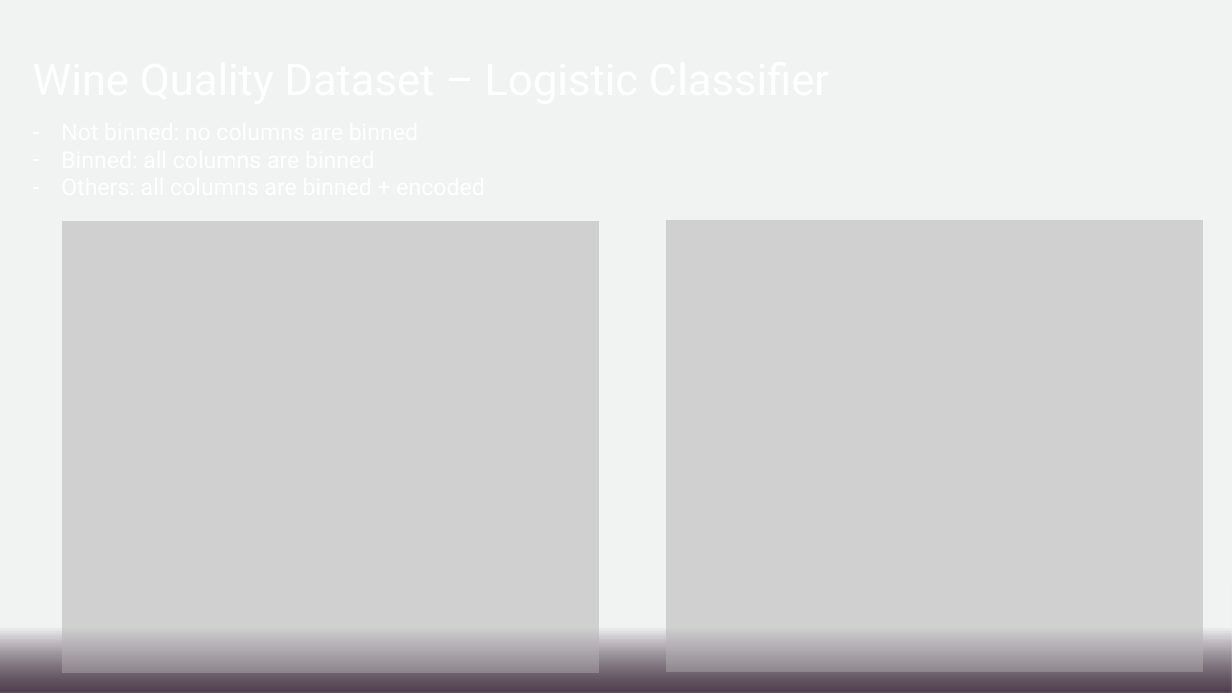
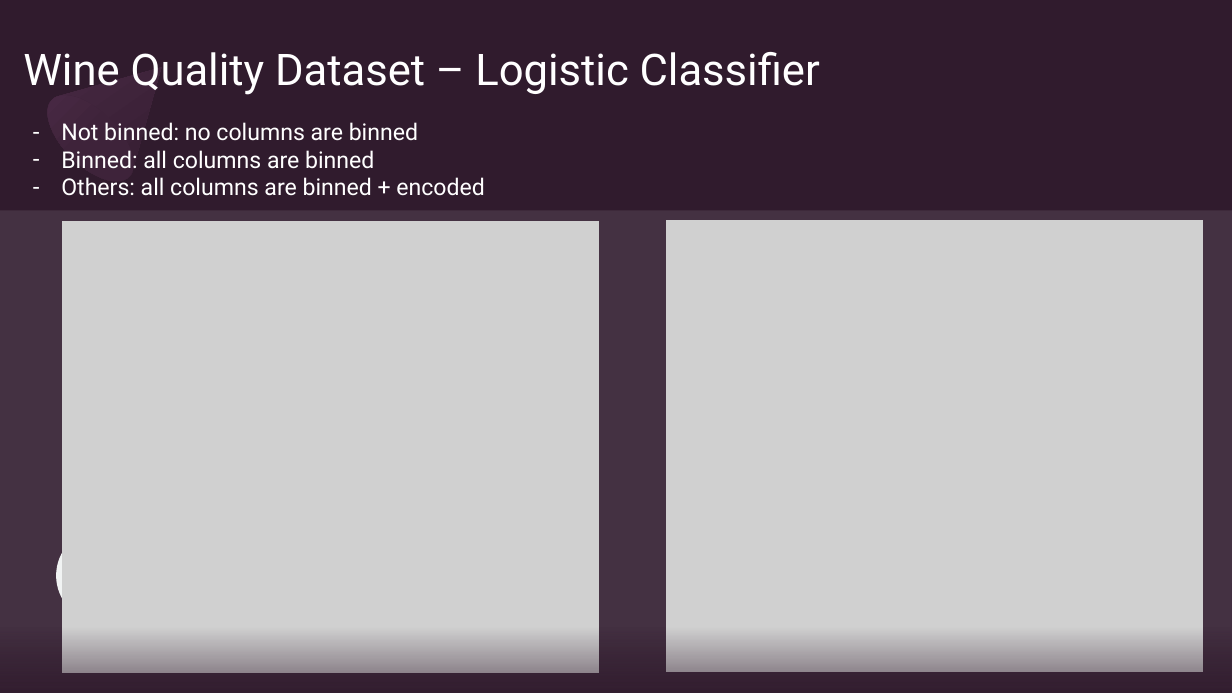
Before and after one commit to irisroatis/phd_year1_code_term2, a slide deck: slide 4 of ppt meetings/May 2023/Presentation2.pptx. Drawn at 1232x693 pixels with LibreOffice and Linux fonts; fonts in the diff are those of the drawing; grey boxes stand for pictures. Boxes give left, top, right and bottom in pixels: in the first picture for what was removed or moved away, otherwise in the second. Text is boxed around its words. In the diff, an @@ line names an element or a change of style, - is before the commit and + after.

Commit message:
update_datasets

```diff
--- a/ppt meetings/May 2023/Presentation2.pptx
+++ b/ppt meetings/May 2023/Presentation2.pptx
@@ rectangle removed at (0, 0, 1232, 693) @@
@@ freeform shape added at (33, 29, 200, 196), fill gradient #4C2B47 to #301B2D @@
@@ title added at (23, 52, 820, 95), 34 pt, text #FFFFFF @@
+Wine Quality Dataset – Logistic Classifier
@@ ellipse added at (33, 81, 149, 196), fill gradient #3E233A to #4C2B47 @@
@@ text added at (61, 122, 484, 196), 18 pt, text #FFFFFF @@
+– Not binned: no columns are binned
+– Binned: all columns are binned
+– Others: all columns are binned + encoded
@@ freeform shape added at (36, 538, 140, 642), fill #F7F9F8 at 20% opacity @@
@@ freeform shape added at (37, 543, 136, 643), fill #F0F3F2 @@
```
Also in this commit, not shown: 13 other slides changed, 12 other files.
